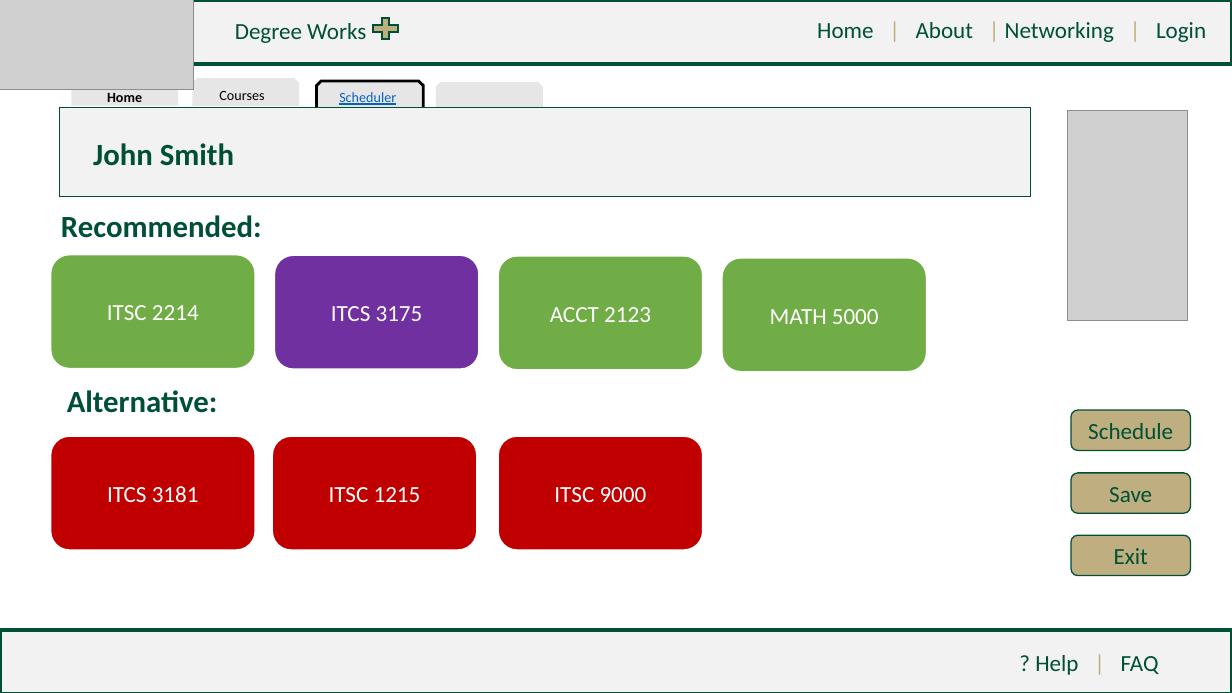
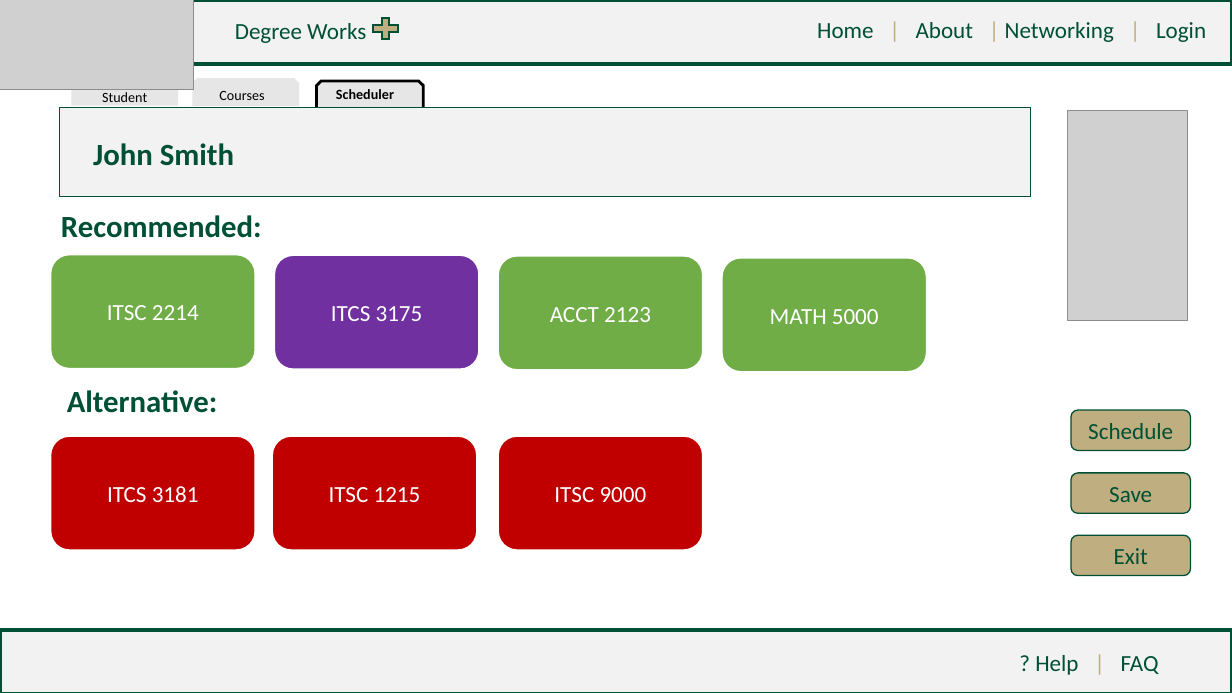
Before and after one commit to tcowie1/Group11-3155Repo, a slide deck: slide 4 of High-Fidelity/Group 11 - DegreeWorks PLUS High Fidelity.pptx (slide 3 before the commit). Drawn at 1232x693 pixels with LibreOffice and Linux fonts; fonts in the diff are those of the drawing; grey boxes stand for pictures. Boxes give left, top, right and bottom in pixels: in the first picture for what was removed or moved away, otherwise in the second. Text is boxed around its words. In the diff, an @@ line names an element or a change of style, - is before the commit and + after.

```diff
--- a/High-Fidelity/Group 11 - DegreeWorks PLUS High Fidelity.pptx
+++ b/High-Fidelity/Group 11 - DegreeWorks PLUS High Fidelity.pptx
@@ text "Scheduler" at (336, 89, 394, 99): text colour #0563C1 to #000000, bold on, underline off @@
@@ snip same rect removed at (436, 82, 543, 110) @@
@@ text at (102, 92, 147, 102): text changed; bold off @@
-Home
+Student
```
Also in this commit, not shown: 5 other slides changed, 3 slides added.
